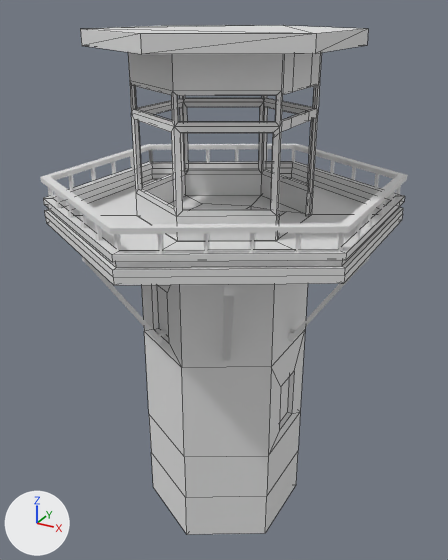
An edit to the Blender file Assets/Leveks/Jailbreak/Blender/WatchTower.blend, drawn before and after from the same camera.
The view is the same before and after, from a camera (50 mm lens) standing at (6.56, -11.97, 12.29) and looking at (-0.16, 0.24, 6.19). The axes (+X, +Y, +Z) are drawn at lower left. The lights are the same throughout. Mesh edges are drawn as thin lines on the coarser meshes. Objects named as collision shapes, trigger or cutter boxes, shadow casters or lower levels of detail are left out.

Objects in the first picture: 'Railing', 'Roof', 'Support', 'Upper Platform', 'Upper watchtower', 'Walls'.
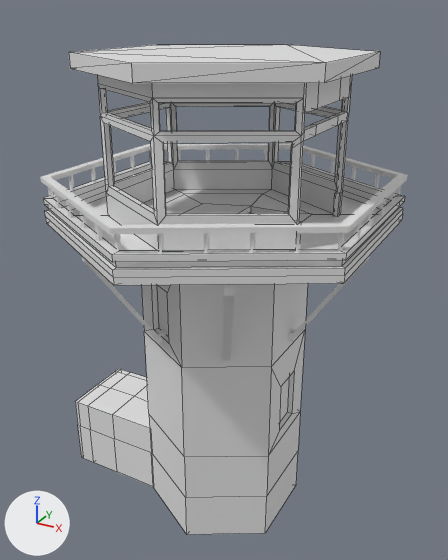
Where the newer file only moved an object's origin or applied its transform, the numbers keep the older frame.

Where the change shows, as pixel boxes (x1, y1, x2, y2) in the pictures (448 x 560 px; the box of a moved part takes in the faces that stretch with it):
```json
{"object": "Upper watchtower", "change": "reshaped, rescaled", "before": [128, 52, 322, 241], "after": [97, 75, 352, 251], "on screen": "31% wider, 7% shorter"}
{"object": "Roof", "change": "mesh rescaled", "before": [80, 25, 368, 54], "after": [69, 45, 380, 83], "on screen": "8% wider, 30% taller"}
{"object": "Plane", "change": "added", "after": [75, 369, 153, 487]}
{"part": 2, "of": "me_cylinder_004", "change": "moved or reshaped", "before": [280, 53, 322, 125], "after": [302, 75, 352, 134]}
{"part": 3, "of": "me_cylinder_004", "change": "moved or reshaped", "before": [128, 52, 283, 91], "after": [97, 75, 304, 98]}
{"part": 4, "of": "me_cylinder_004", "change": "moved or reshaped", "before": [132, 98, 318, 215], "after": [101, 102, 349, 223]}
{"part": 5, "of": "me_cylinder_004", "change": "moved or reshaped", "before": [130, 81, 314, 126], "after": [98, 84, 343, 136]}
{"part": 6, "of": "me_cylinder_004", "change": "moved or reshaped", "before": [131, 102, 312, 217], "after": [100, 103, 341, 224]}
```

Edits to the scene script, one JSON object a line:
```json
{"block": "me_cylinder_002", "where": "me_cylinder_002.from_pydata(...)  # 12 vertices, 20 faces; spans x -2.54..2.54, y -2.93..2.93, z 5.56..5.88"}
{"block": "me_cylinder_002", "where": "# used by ob_roof; location = (0.0, 0.0, 6.01)"}
{"block": "me_cylinder_002", "change": "me_cylinder_002 part 1: the whole mesh is scaled about its middle by (1.1, 1.1, 1), then moved by (0.0, 0.0, -0.44)"}
{"block": "me_cylinder_004", "where": "# used by ob_upper_watchtower; location = (0.0, 0.0, 6.01)"}
{"op": "remove", "block": "me_cylinder_004", "code": "me_cylinder_004.from_pydata(...)  # 98 vertices, 70 faces; spans x -1.73..1.73, y -2.0..2.0, z 1.91..5.57"}
{"op": "add", "block": "me_cylinder_004", "code": "me_cylinder_004.from_pydata(...)  # 98 vertices, 70 faces; spans x -1.73..1.73, y -2.0..2.0, z 1.91..5.3"}
{"block": "me_cylinder_004", "change": "me_cylinder_004 part 2: 10 of the vertices in x 1.73, y -1.0..1.0, z 4.79..5.57 are moved by (0.0, 0.0, -0.26)"}
{"block": "me_cylinder_004", "change": "me_cylinder_004 part 3: 1 of the vertices in x 0.0, y -2.0, z 5.57 are moved by (0.0, 0.0, -0.26)"}
{"block": "me_cylinder_004", "change": "me_cylinder_004 part 4: all 38 vertices in x -1.73..1.73, y -2.0..2.0, z 4.0..4.3 are moved by (0.0, 0.0, -0.08)"}
{"block": "me_cylinder_004", "change": "me_cylinder_004 part 5: 16 of the vertices in x -1.73..1.73, y -2.0..2.0, z 4.79..4.87 are moved by (0.0, 0.0, -0.07)"}
{"block": "me_cylinder_004", "change": "me_cylinder_004 part 6: all 10 vertices in x -1.73..1.63, y -1.94..1.94, z 2.57 are moved by (0.0, 0.0, 0.08)"}
{"op": "add", "block": "me_plane_002", "code": ["me_plane_002 = bpy.data.meshes.new('Plane.002')", "me_plane_002.from_pydata(...)  # 68 vertices, 66 faces; spans x -1.61..1.0, y -1.0..1.0, z 0.0..1.99"]}
{"op": "set", "path": "ob_upper_watchtower.scale", "old": "(1.0, 1.0, 1.0)", "new": "(1.33, 1.33, 1.0)"}
{"op": "add", "block": "ob_plane", "code": ["ob_plane = bpy.data.objects.new('Plane', me_plane_002)", "ob_plane.location = (-2.7, -0.01, 0.03)"]}
```
